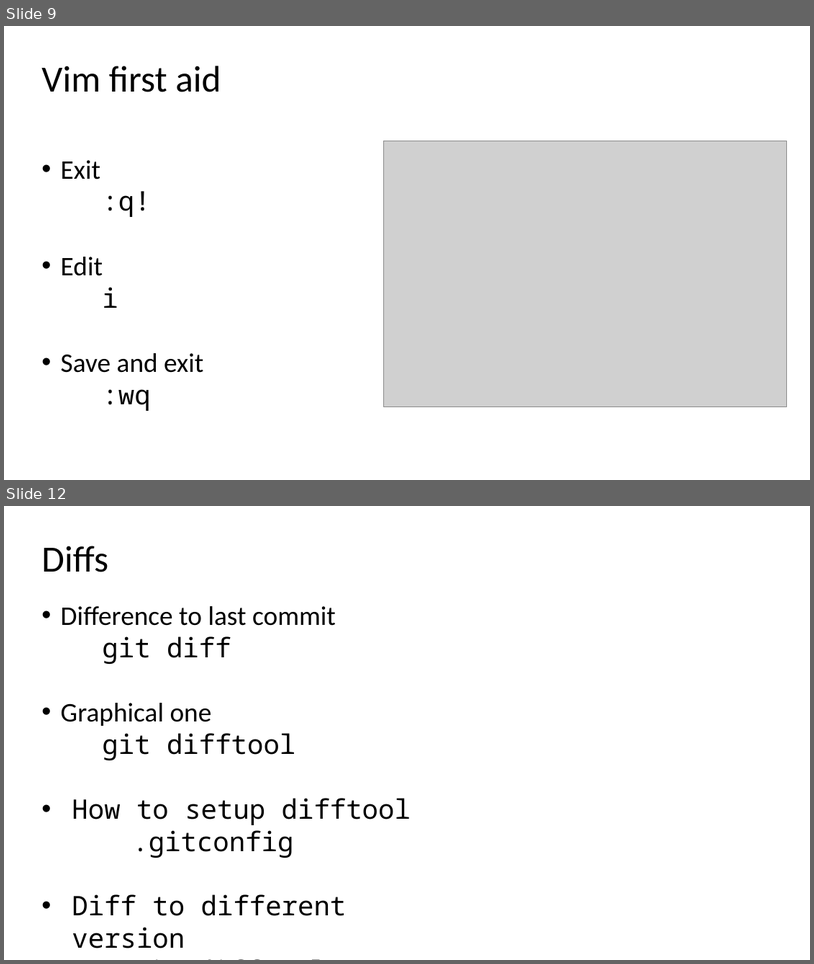
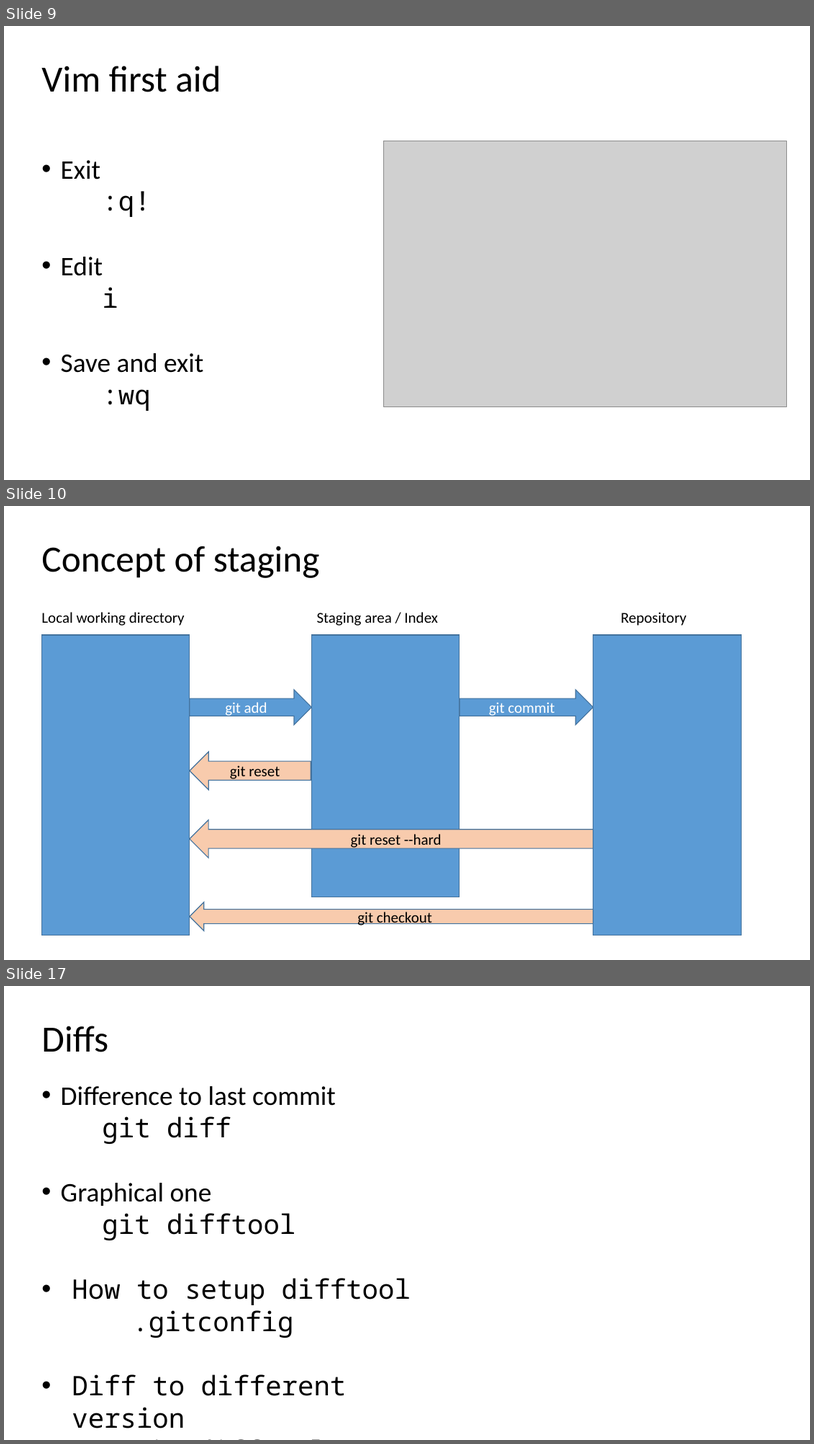
Before and after one commit to ogvolkov/git-101, a slide deck: git101.pptx. Shown one above the other, each under a label of ours: slides 9 and 12 before the commit, slides 9, 10 and 17 after it; the slides between them are not shown. The pictures are 814x964 and 814x1444 pixels, drawn with LibreOffice and Linux fonts; fonts in the diff are those of the drawing; grey boxes stand for pictures. Boxes give left, top, right and bottom in pixels: in the first picture for what was removed or moved away, otherwise in the second. Text is boxed around its words. In the diff, an @@ line names an element or a change of style, - is before the commit and + after.

Commit message:
More on staging and walking around

```diff
--- a/git101.pptx
+++ b/git101.pptx
@@ slide 10 added at (4, 506, 810, 960), background #FFFFFF @@
@@ text added at (41, 546, 320, 578), 44 pt, text #000000 @@
+Concept of staging
@@ text added at (41, 612, 185, 626), 18 pt, text #000000 @@
+Local working directory
@@ text added at (317, 612, 438, 626), 18 pt, text #000000 @@
+Staging area / Index
@@ text added at (621, 612, 687, 626), 18 pt, text #000000 @@
+Repository
@@ rectangle added at (41, 635, 190, 935), fill #5B9BD5, outline #43739E 1 pt @@
@@ rectangle added at (312, 635, 460, 896), fill #5B9BD5, outline #43739E 1 pt @@
@@ rectangle added at (594, 635, 742, 935), fill #5B9BD5, outline #43739E 1 pt @@
@@ right arrow added at (190, 690, 312, 725), fill #5B9BD5, outline #43739E 1 pt, 18 pt, text #FFFFFF @@
+git add
@@ right arrow added at (460, 690, 594, 725), fill #5B9BD5, outline #43739E 1 pt, 18 pt, text #FFFFFF @@
+git commit
@@ left arrow added at (190, 752, 311, 790), fill #F8CBAD, outline #43739E 1 pt, 18 pt, text #000000 @@
+git reset
@@ left arrow added at (190, 820, 594, 858), fill #F8CBAD, outline #43739E 1 pt, 18 pt, text #000000 @@
+git reset --hard
@@ left arrow added at (190, 901, 594, 931), fill #F8CBAD, outline #43739E 1 pt, 18 pt, text #000000 @@
+git checkout
@@ what was slide 12 is now slide 17 @@
```
Also in this commit, not shown: 3 slides changed, 4 other slides added.
